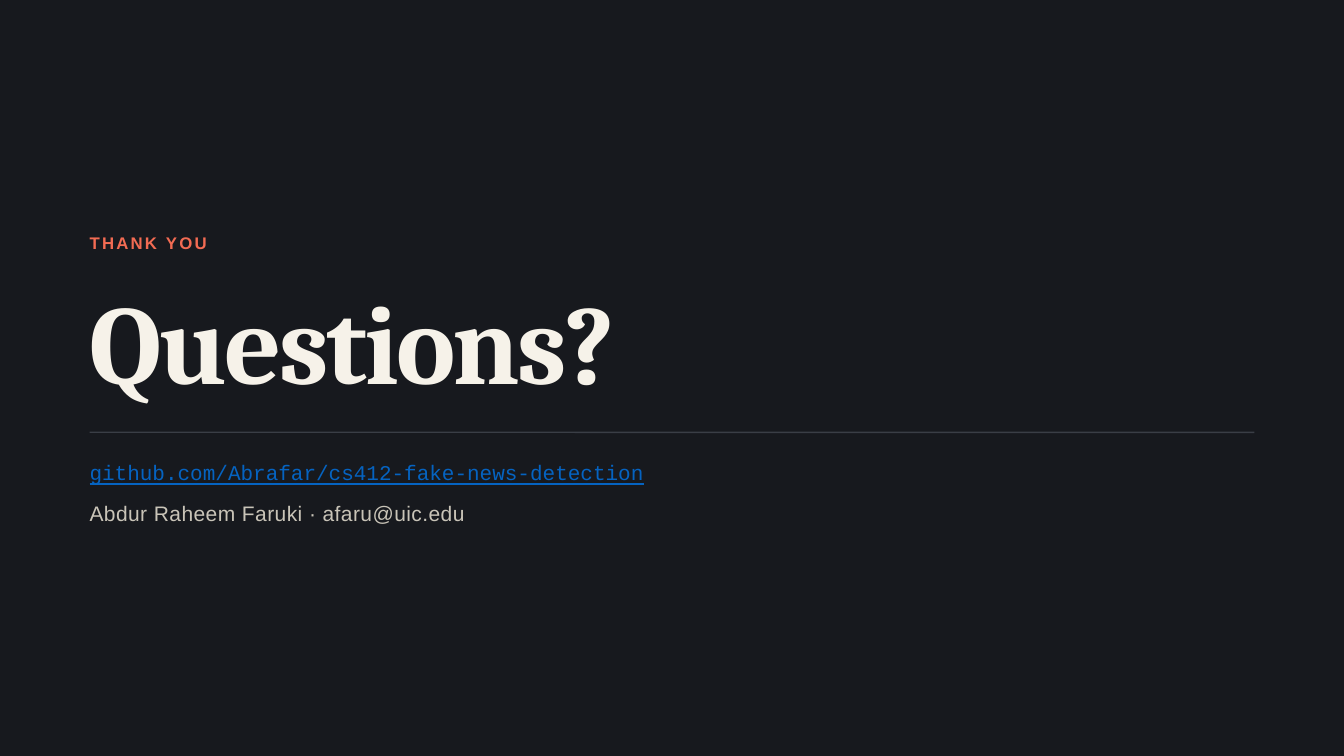
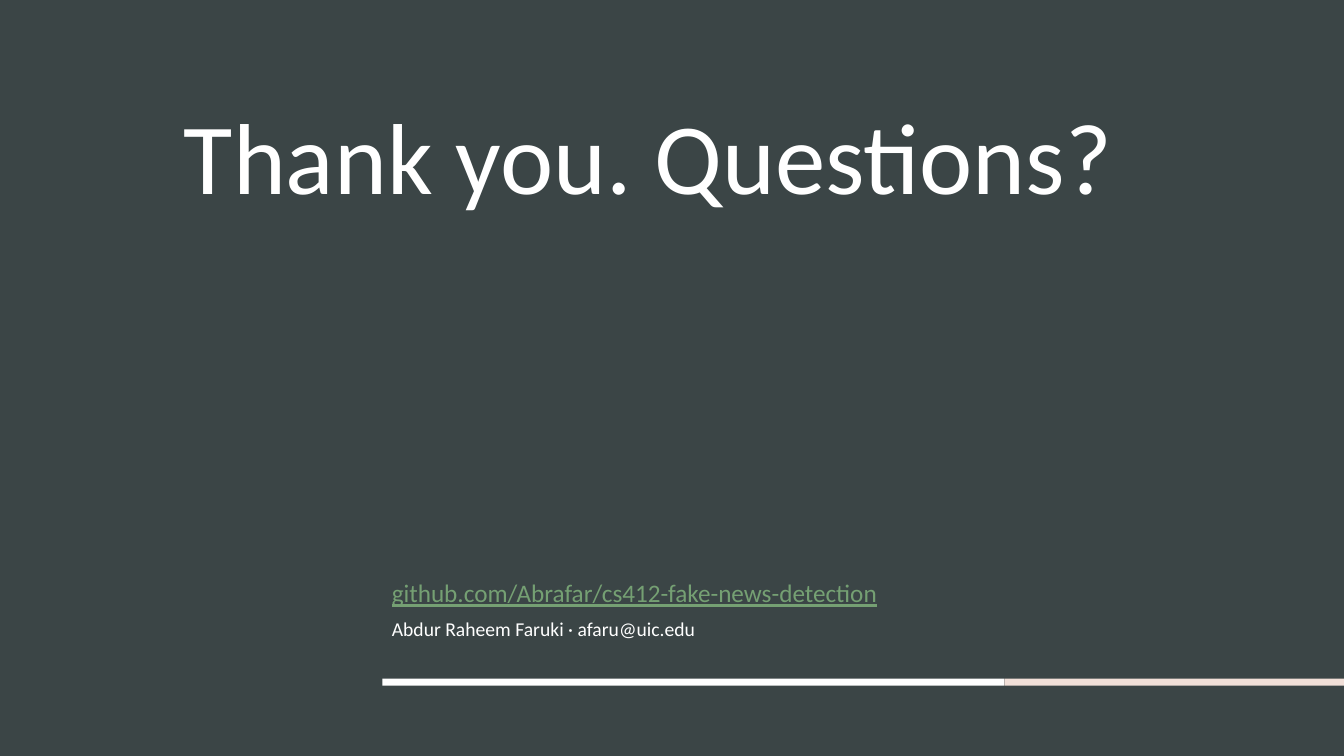
Before and after one commit to Abrafar/cs412-fake-news-detectio, a slide deck: slide 13 of presentation/CS412_Final_Presentation_Faruki.pptx. Drawn at 1344x756 pixels with LibreOffice and Linux fonts; fonts in the diff are those of the drawing. Boxes give left, top, right and bottom in pixels: in the first picture for what was removed or moved away, otherwise in the second. Text is boxed around its words. In the diff, an @@ line names an element or a change of style, - is before the commit and + after.

```diff
--- a/presentation/CS412_Final_Presentation_Faruki.pptx
+++ b/presentation/CS412_Final_Presentation_Faruki.pptx
@@ background #17191E to #3B4546 @@
@@ title at bbox=[184, 124, 1111, 211]: text changed; size 12 to 72 pt; font Arial to Calibri; text colour #F26B53 to #FFFFFF; bold off @@
-THANK YOU
+Thank you. Questions?
@@ title removed at bbox=[90, 306, 615, 404] @@
-Questions?
@@ line removed from (90, 433) to (1254, 433) @@
@@ text removed at bbox=[90, 465, 644, 485] @@
-github.com/Abrafar/cs412-fake-news-detection
@@ text removed at bbox=[90, 506, 465, 524] @@
-Abdur Raheem Faruki · afaru@uic.edu
@@ subtitle added at bbox=[392, 584, 877, 638], 18 pt, text #75A073, underline @@
+github.com/Abrafar/cs412-fake-news-detection
+Abdur Raheem Faruki · afaru@uic.edu
@@ rectangle added at bbox=[382, 679, 1004, 686], fill #FFFFFF @@
@@ rectangle added at bbox=[1004, 679, 1344, 686], fill #F1DFD8 @@
```
Also in this commit, not shown: 14 other slides changed, 1 other file.
